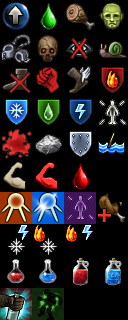
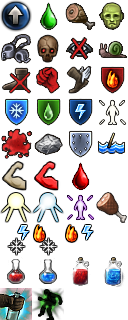
Revision of a layered 128 x 320 image; what changed, layer by layer:
painted on "Layer 4" over [96, 192, 127, 224]
hid "Layer 2" over [0, 0, 128, 320]
